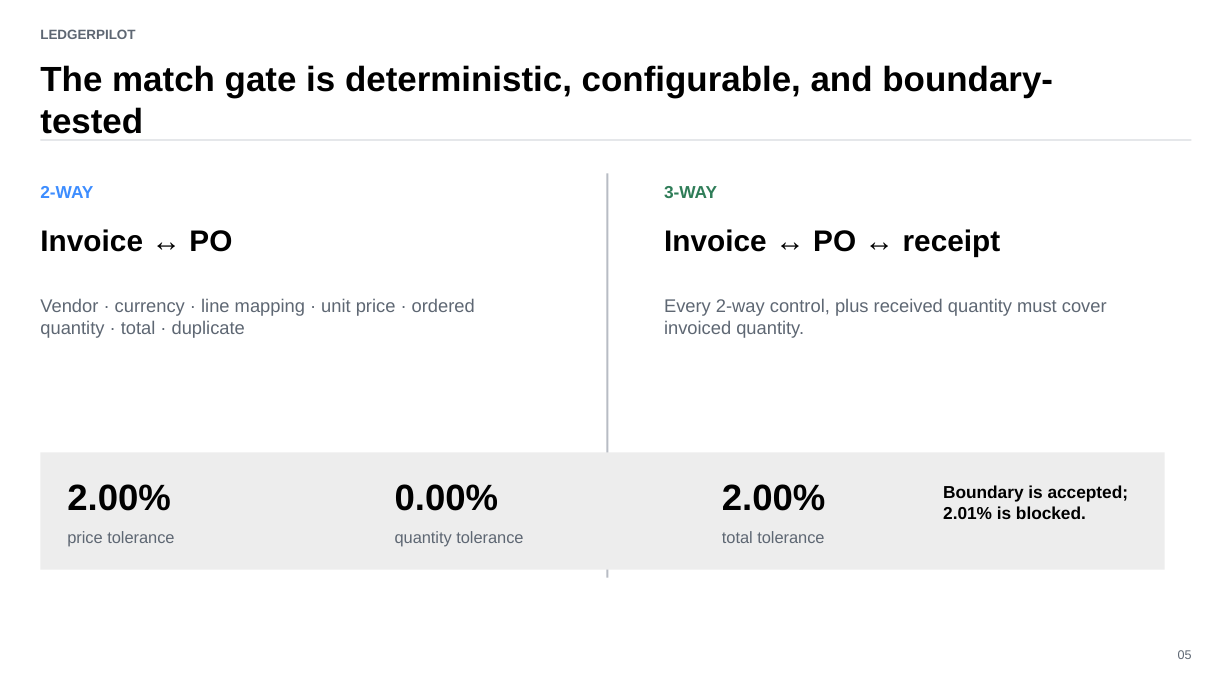
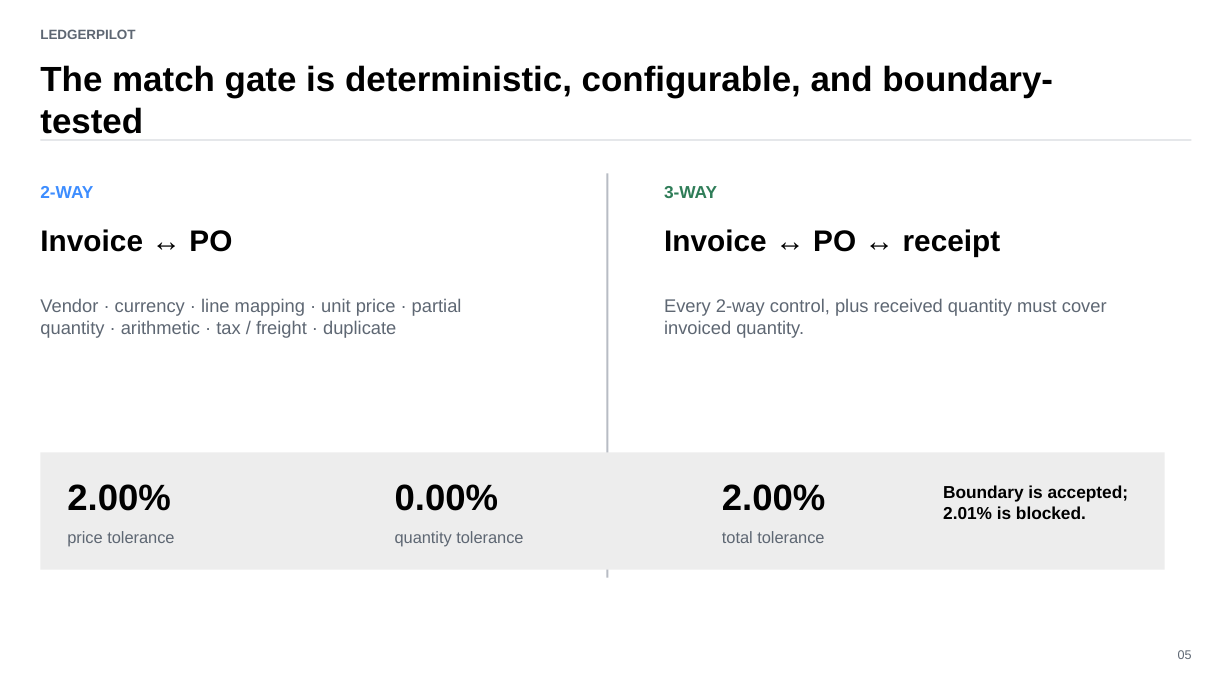
Before and after one commit to saifs1315/Agentic-Invoice-to-Payment, a slide deck: slide 5 of presentation/LedgerPilot_Assignment_Deck.pptx. Drawn at 1232x693 pixels with LibreOffice and Linux fonts; fonts in the diff are those of the drawing. Boxes give left, top, right and bottom in pixels: in the first picture for what was removed or moved away, otherwise in the second. Text is boxed around its words. In the diff, an @@ line names an element or a change of style, - is before the commit and + after.

```diff
--- a/presentation/LedgerPilot_Assignment_Deck.pptx
+++ b/presentation/LedgerPilot_Assignment_Deck.pptx
@@ text at [40,298,462,338]: text changed @@
-Vendor · currency · line mapping · unit price · ordered quantity · total · duplicate
+Vendor · currency · line mapping · unit price · partial quantity · arithmetic · tax / freight · duplicate
```
Also in this commit, not shown: 4 other slides changed, 33 other files.
